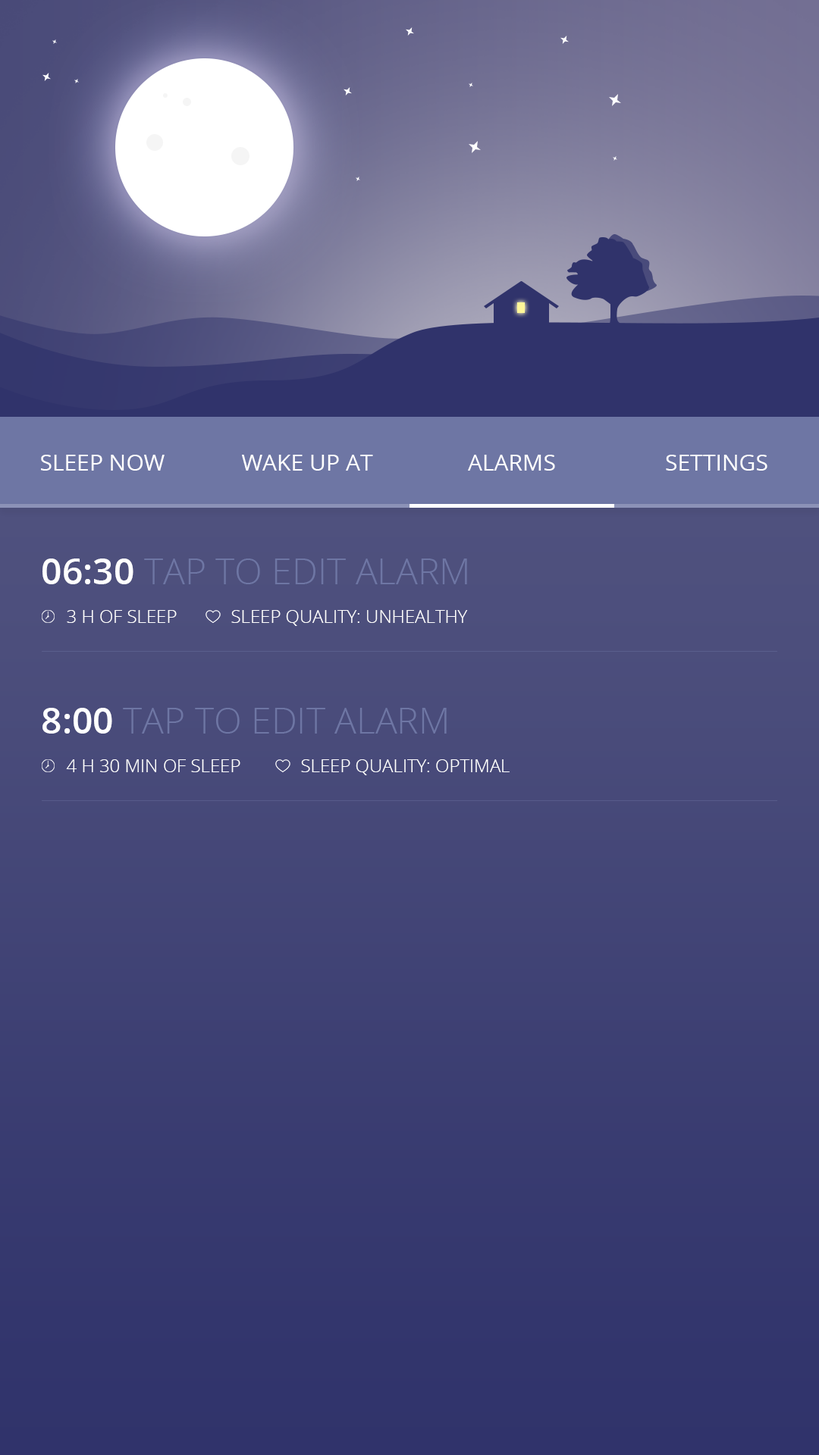
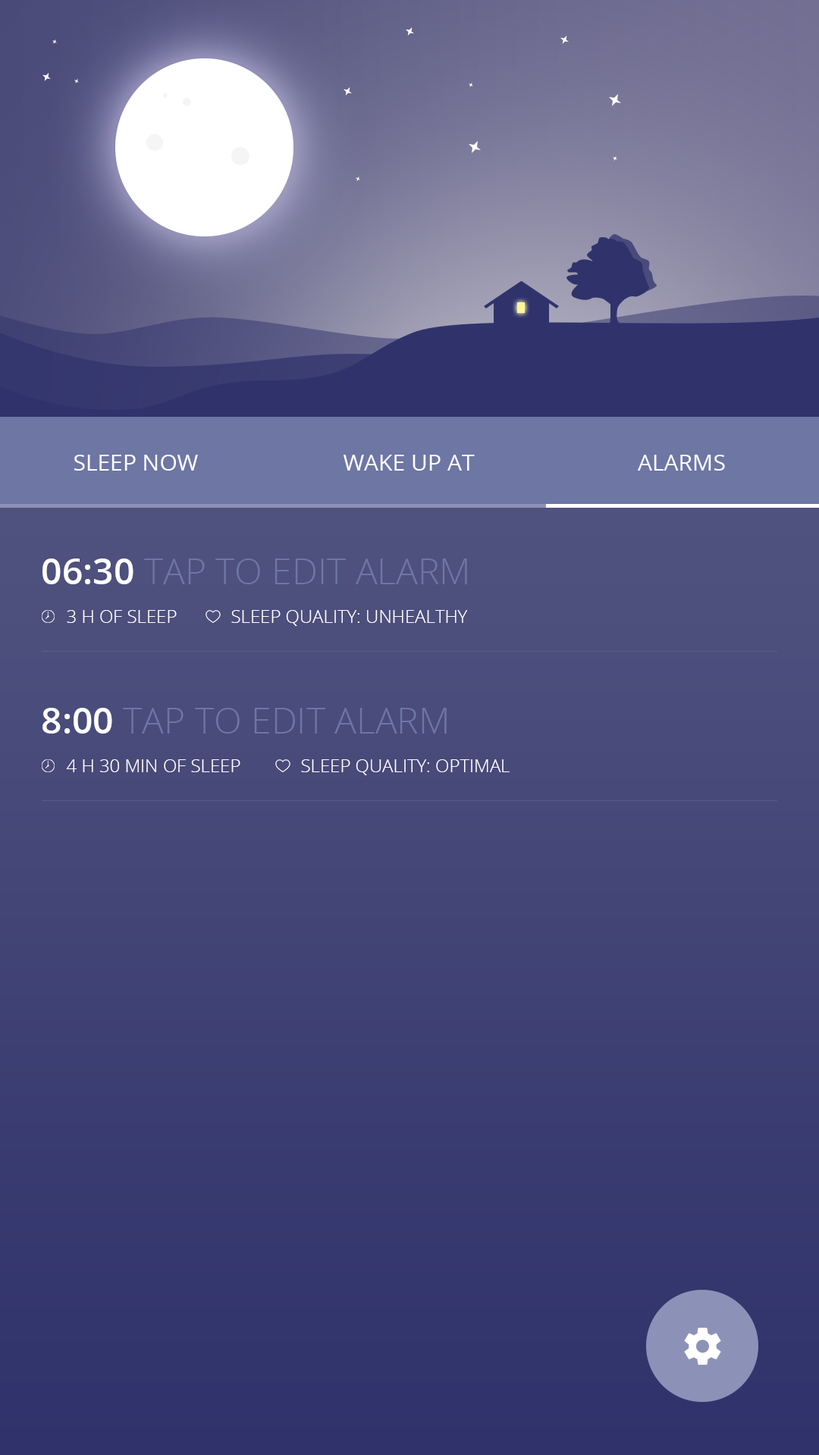
Layer changes from the first 819px x 1455px image to the second:
removed group "PART #2 (BOTTOM)" (15 layers) from group "HEADER" over [40, 454, 819, 508]
removed group "NAVBAR" (13 layers) from group "PART #2 (BOTTOM)" over [40, 454, 819, 508]
removed group "TAB #1" (2 layers) from group "NAVBAR" over [40, 454, 198, 471]
removed layer "SLEEP NOW" from group "TAB #1" over [40, 454, 165, 471]
removed group "TAB #2" (2 layers) from group "NAVBAR" over [241, 454, 405, 471]
removed layer "WAKE UP AT" from group "TAB #2" over [241, 454, 373, 471]
removed group "TAB #4" (2 layers) from group "NAVBAR" over [409, 454, 555, 508]
removed layer "ALARMS" from group "TAB #4" over [467, 454, 555, 471]
removed layer "position_hint" (3rd of 4, in "main" › "HEADER" › "PART #2 (BOTTOM)" › "NAVBAR" › "TAB #4") from group "TAB #4" over [409, 504, 546, 508]
removed group "TAB #3" (2 layers) from group "NAVBAR" over [613, 454, 819, 508]
removed layer "SETTINGS" from group "TAB #3" over [665, 454, 768, 471]
removed layer "position_bar" from group "NAVBAR" over [409, 504, 819, 508]
removed layer "navbar_background" from group "PART #2 (BOTTOM)" over [40, 454, 819, 508]
added layer "night-navbar" above "night-settings-floating-button" over [40, 454, 819, 508]
added layer "night-settings-floating-button" above "main" over [645, 1290, 758, 1403]
removed group "HEADER" (20 layers) from group "main" over [40, 454, 819, 508]
